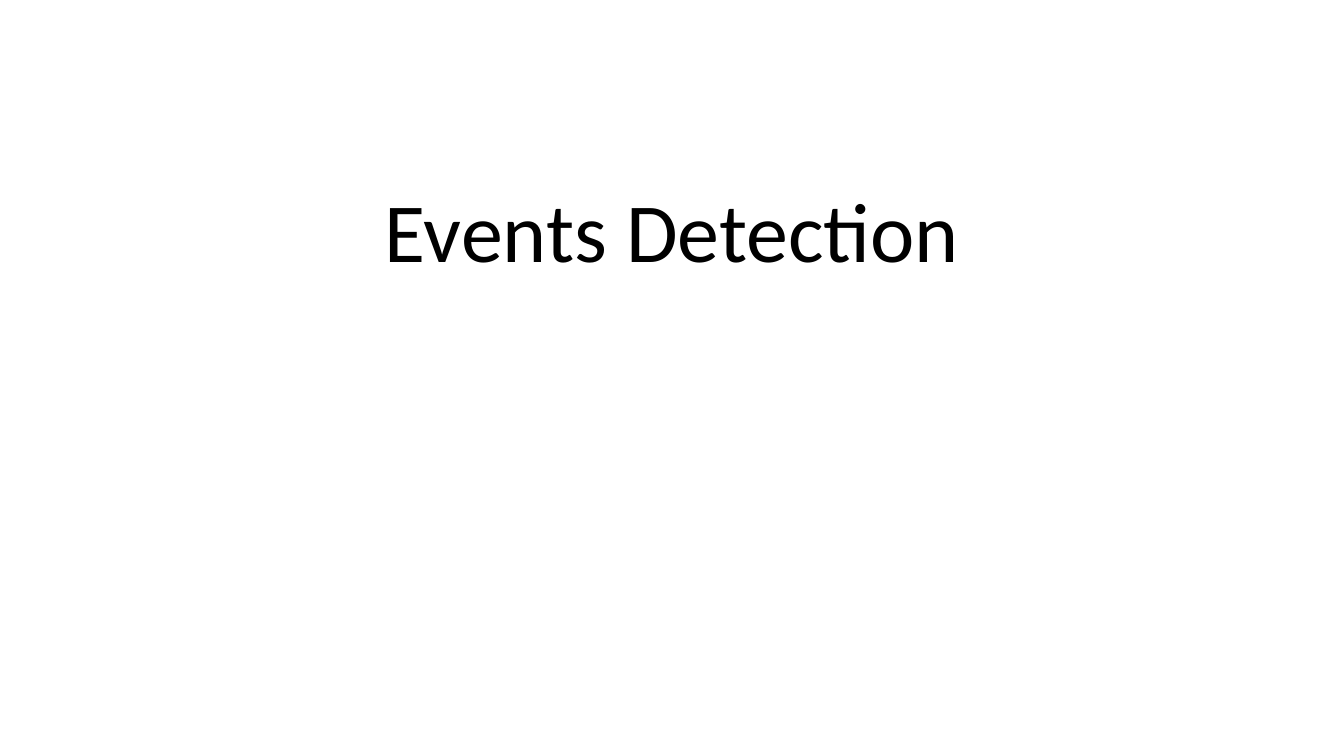
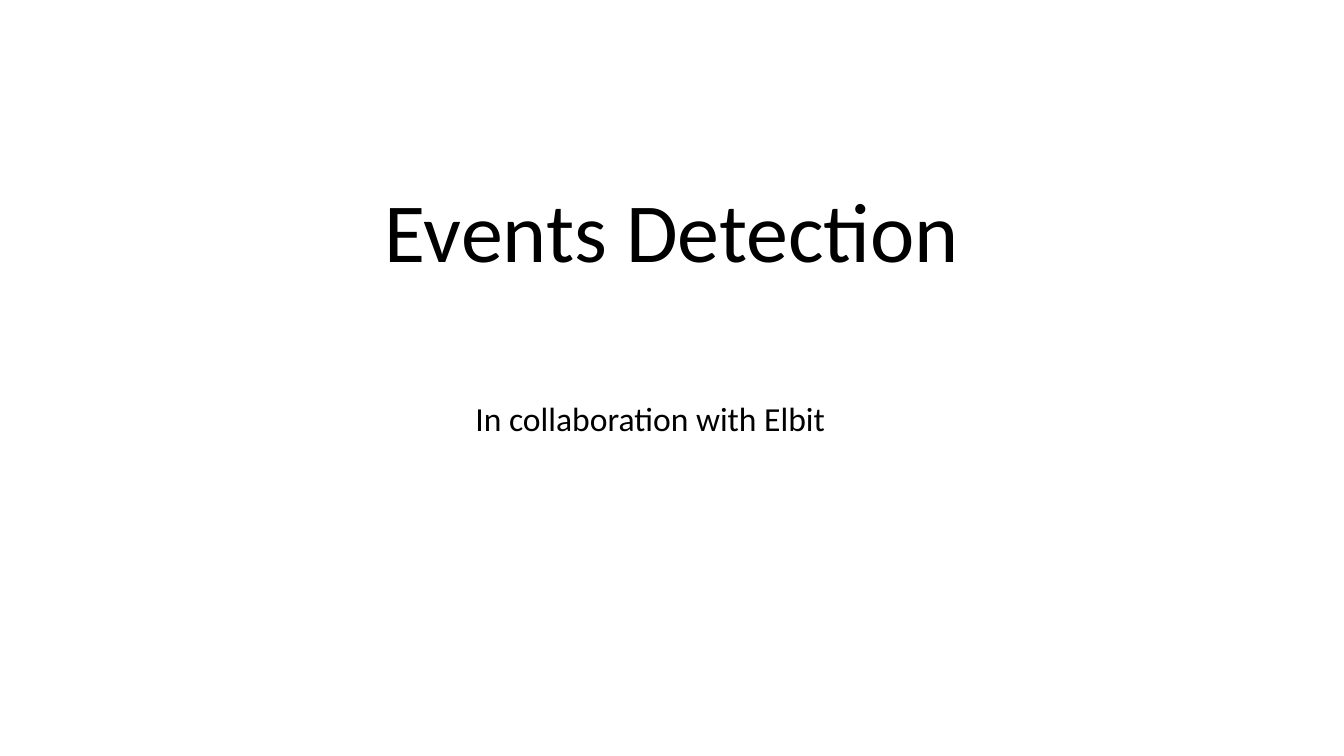
Before and after one commit to oryair/Tuktuk, a slide deck: slide 1 of MidPresentation.pptx. Drawn at 1344x756 pixels with LibreOffice and Linux fonts; fonts in the diff are those of the drawing. Boxes give left, top, right and bottom in pixels: in the first picture for what was removed or moved away, otherwise in the second. Text is boxed around its words. In the diff, an @@ line names an element or a change of style, - is before the commit and + after.

Commit message:
presntation - Elbit

```diff
--- a/MidPresentation.pptx
+++ b/MidPresentation.pptx
@@ subtitle added at box(475, 407, 825, 432), 24 pt, text #000000 @@
+In collaboration with Elbit
```
Also in this commit, not shown: 5 other slides changed.
